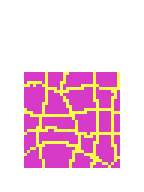
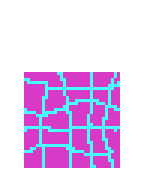
Layered file, before and after one edit (144x192). Changes by layer:
showed "Ebene 7" over [24, 72, 120, 168]
hid "Ebene 4" over [24, 72, 120, 168]
